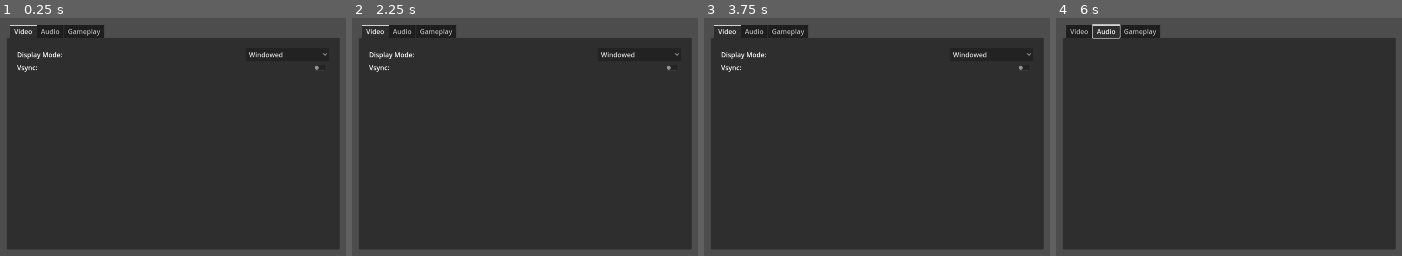
Above: before the commit, frames 1-4 (left to right).
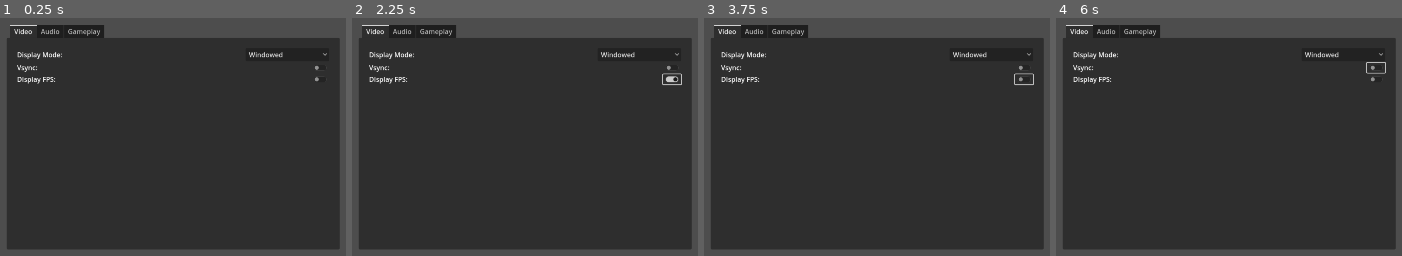
Above: after the commit, the same moments.

Repository: alwod/Dialogue-System
Game: Godot game, scene res://Scenes/options_menu.tscn
The game is run twice, just before and just after one commit, with the same random seed, the same clock (stepped at 60 frames per second) and the same inputs. This scene is started directly instead of the project's main scene.
Inputs (mouse positions are in pixels of both pictures, inside the frame that each line leads up to):
- Up to frame 1 (0.25 s): no input
- Up to frame 2 (2.25 s): click "Windowed" at 0.5 s; click (673, 67) at 1.25 s; click (673, 79) at 2.02 s
- Up to frame 3 (3.75 s): tap Enter at 2.75 s; move the mouse to (outside the picture) at 2.77 s; hold D (move_right) 2.78-3.53 s; tap Space (jump) at 3.02, 3.5 s; move the mouse to (714, 158) at 3.52 s; hold S (move_backwards) from 3.53 s (still down)
- Up to frame 4 (6 s): tap Space (jump) at 3.77, 5, 5.27 s; tap Enter at 4.25, 5.75 s; move the mouse to (1308, 37) at 4.27 s; release S (move_backwards) at 4.28 s; hold D (move_right) 4.28-5.03 s; move the mouse to (1187, 225) at 5.02 s; hold W (move_forward) 5.03-5.78 s; move the mouse to (outside the picture) at 5.77 s; hold A (move_left) from 5.78 s (still down)

The runs differ from the first frame. In frame 1, 0.2% of the frame differs, in the area x 4-93%, y 24-28%; in frame 2, 0.3%; in frame 3, 0.3%; in frame 4, 1.0%, in the area x 2-96%, y 2-28%.

Commit message:
Updated comments.
Made the comments in the options menu script more clear and added a placeholder FPS display button.

Diff:
--- a/Dialogue Testing Project/Scenes/options_menu.tscn
+++ b/Dialogue Testing Project/Scenes/options_menu.tscn
@@ -34,7 +34,6 @@
 grow_vertical = 2
 
 [node name="Video" type="TabBar" parent="TabContainer"]
-visible = false
 layout_mode = 2
 
 [node name="MarginContainer" type="MarginContainer" parent="TabContainer/Video"]
@@ -76,11 +75,20 @@
 layout_mode = 2
 size_flags_horizontal = 8
 
+[node name="DisplayFPS" type="Label" parent="TabContainer/Video/MarginContainer/GridContainer"]
+layout_mode = 2
+text = "DIsplay FPS:"
+
+[node name="DisplayFPSButton" type="CheckButton" parent="TabContainer/Video/MarginContainer/GridContainer"]
+layout_mode = 2
+size_flags_horizontal = 8
+
 [node name="Audio" type="TabBar" parent="TabContainer"]
 visible = false
 layout_mode = 2
 
 [node name="Gameplay" type="TabBar" parent="TabContainer"]
+visible = false
 layout_mode = 2
 
 [node name="MarginContainer" type="MarginContainer" parent="TabContainer/Gameplay"]
@@ -118,4 +126,6 @@
 [connection signal="pressed" from="TabContainer/Video/MarginContainer/GridContainer/DisplayModeOptionsButton" to="." method="pressed"]
 [connection signal="pressed" from="TabContainer/Video/MarginContainer/GridContainer/VsyncCheckButton" to="." method="pressed"]
 [connection signal="toggled" from="TabContainer/Video/MarginContainer/GridContainer/VsyncCheckButton" to="." method="_on_vsync_check_button_toggled"]
+[connection signal="pressed" from="TabContainer/Video/MarginContainer/GridContainer/DisplayFPSButton" to="." method="pressed"]
+[connection signal="toggled" from="TabContainer/Video/MarginContainer/GridContainer/DisplayFPSButton" to="." method="_on_display_fps_button_toggled"]
 [connection signal="value_changed" from="TabContainer/Gameplay/MarginContainer/GridContainer/SensitivitySlider" to="." method="_on_sensitivity_slider_value_changed"]
--- a/Dialogue Testing Project/Scripts/options_menu.gd
+++ b/Dialogue Testing Project/Scripts/options_menu.gd
@@ -1,6 +1,6 @@
 extends Control
 
-# Called when the display mode is changed.
+# Changes the display mode of the window. - BORDERLESS NOT COMPLETE.
 func _on_display_mode_options_button_item_selected(index):
 	match index:
 		0:
@@ -10,19 +10,25 @@
 		2:
 			DisplayServer.window_set_mode(DisplayServer.WINDOW_MODE_FULLSCREEN)
 
-# Called when vsync button is pressed.
+# Enables / disables VSync.
 func _on_vsync_check_button_toggled(button_pressed):
 	if (button_pressed):
 		DisplayServer.window_set_vsync_mode(DisplayServer.VSYNC_ENABLED)
 	else:
 		DisplayServer.window_set_vsync_mode(DisplayServer.VSYNC_DISABLED)
 
-# Called when any button is pressed to play a sound.
+# Called when a button is pressed. Plays the button-pressing sound.
 func pressed():
 	play_button_sound()
 
+# Changes the camera sensitivity in the project settings.
 func _on_sensitivity_slider_value_changed(value):
 	ProjectSettings.set_setting("player/camera_sensitivity", value)
 
+# This is a function as not all UI elements that need to play this sound when clicked, are buttons.
 func play_button_sound():
 	$ButtonPressSoundPlayer.play()
+
+# Displays the FPS - NOT COMPLETE.
+func _on_display_fps_button_toggled(button_pressed):
+	pass # Replace with function body.
